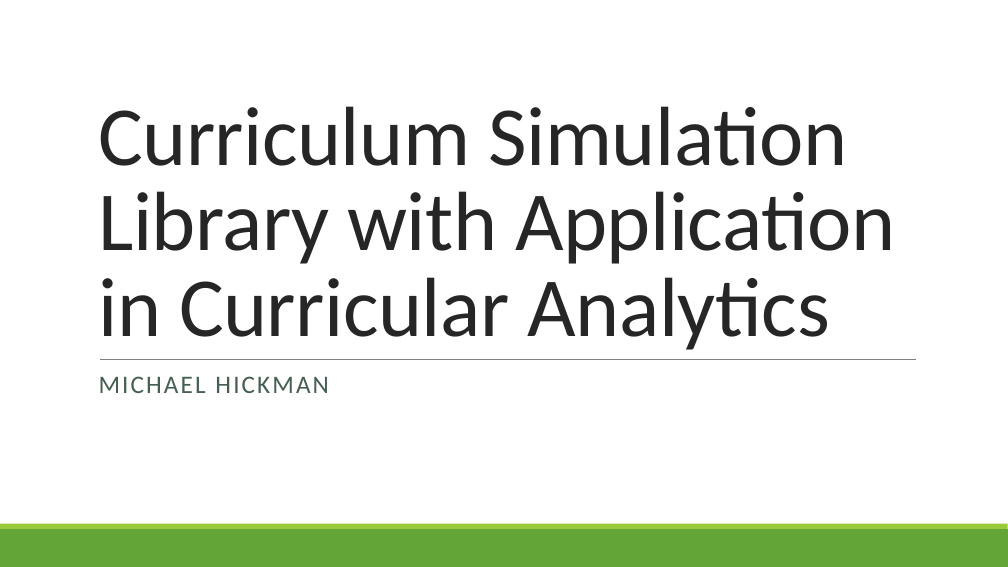
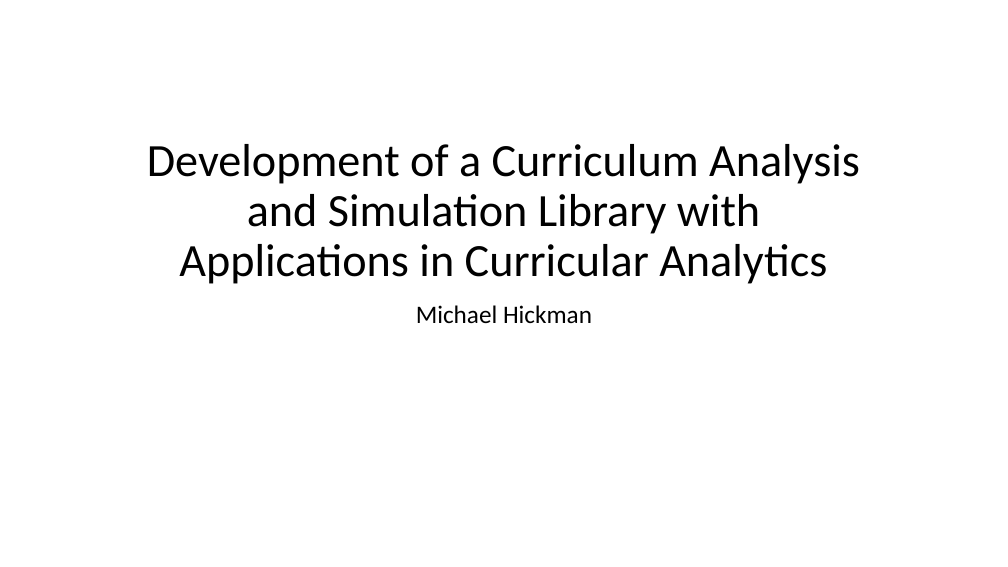
Before and after one commit to M-S-H/thesis, a slide deck: slide 1 of Defense.pptx. Drawn at 1008x567 pixels with LibreOffice and Linux fonts; fonts in the diff are those of the drawing. Boxes give left, top, right and bottom in pixels: in the first picture for what was removed or moved away, otherwise in the second. Text is boxed around its words. In the diff, an @@ line names an element or a change of style, - is before the commit and + after.

```diff
--- a/Defense.pptx
+++ b/Defense.pptx
@@ title at (x1=147, y1=144, x2=860, y2=284): text changed; size 80 to 44 pt; text colour #262626 to #000000 @@
-Curriculum Simulation Library with Application in Curricular Analytics
+Development of a Curriculum Analysis and Simulation Library with Applications in Curricular Analytics
@@ subtitle at (x1=416, y1=305, x2=592, y2=323): text changed; text colour #455F51 to #000000 @@
-MICHAEL HICKMAN
+Michael Hickman
@@ line removed from (100, 359) to (917, 359) @@
@@ rectangle removed at (x1=0, y1=529, x2=1008, y2=567) @@
@@ rectangle removed at (x1=0, y1=524, x2=1008, y2=529) @@
```
Also in this commit, not shown: 2 other slides changed, 27 slides added, 22 other files.
